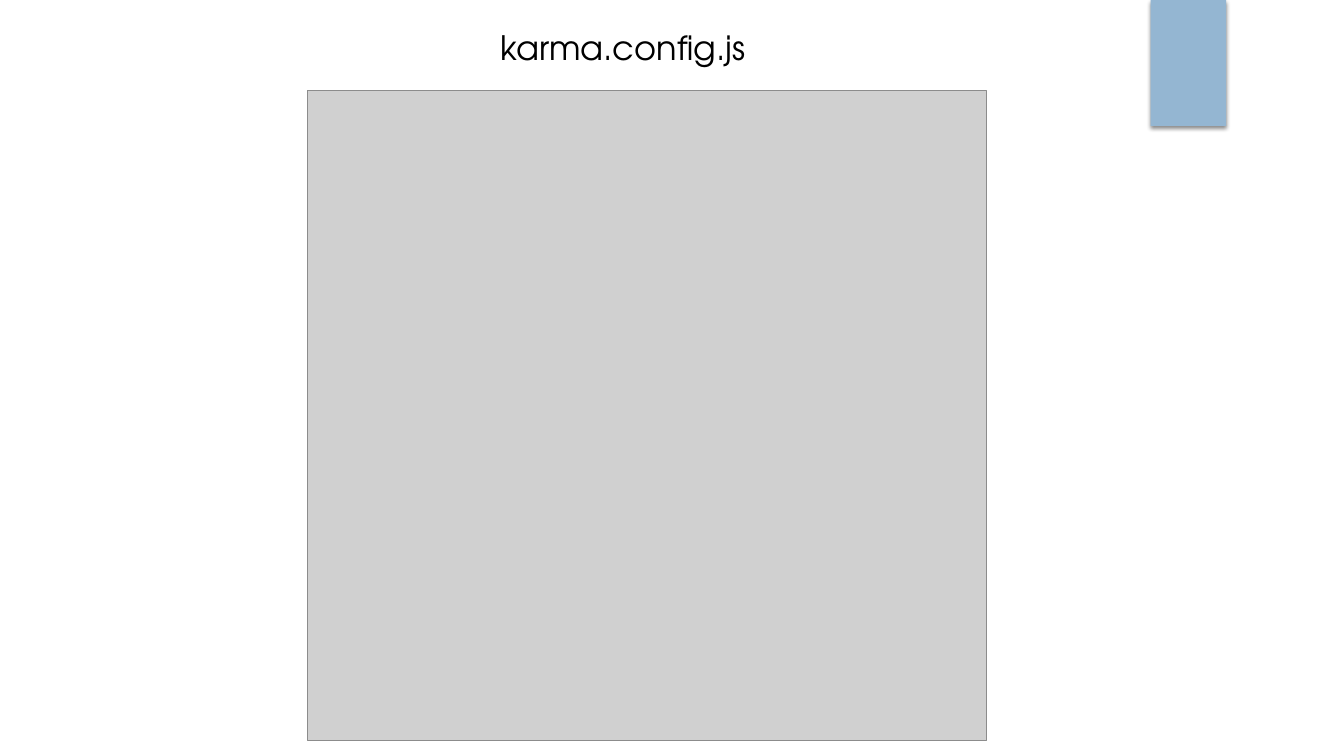
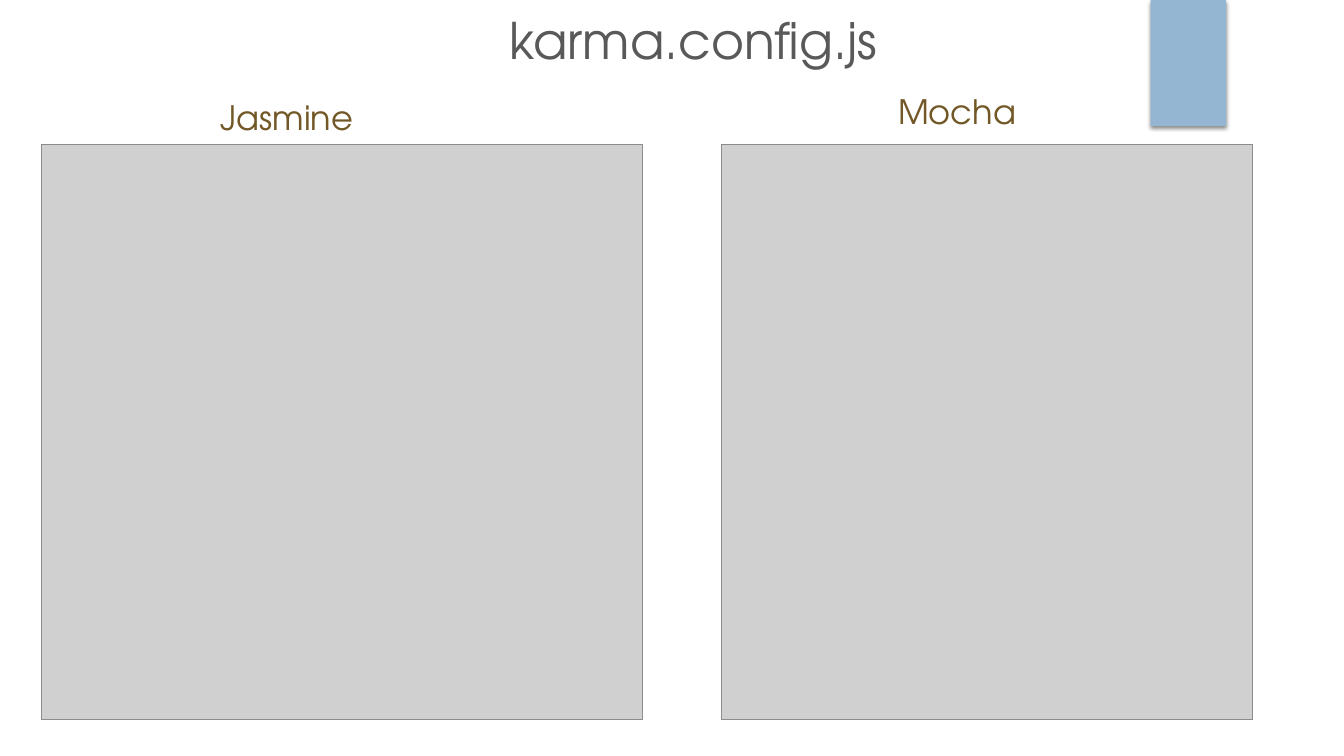
Before and after one commit to vhristov97/Prezentacija, a slide deck: slide 15 of UnitTestingFrameworks_VH_JN.pptx (slide 14 before the commit). Drawn at 1344x756 pixels with LibreOffice and Linux fonts; fonts in the diff are those of the drawing; grey boxes stand for pictures. Boxes give left, top, right and bottom in pixels: in the first picture for what was removed or moved away, otherwise in the second. Text is boxed around its words. In the diff, an @@ line names an element or a change of style, - is before the commit and + after.

Commit message:
Prezentacija: Mocha

```diff
--- a/UnitTestingFrameworks_VH_JN.pptx
+++ b/UnitTestingFrameworks_VH_JN.pptx
@@ title "karma.config.js": place and size @@
-title "karma.config.js" at [500, 35, 745, 68]
+title "karma.config.js" at [509, 21, 877, 70]
@@ title "karma.config.js" at [509, 21, 877, 70]: size 24 to 36 pt, text colour #000000 to #595959; alignment left to centre; vertical alignment top to middle @@
@@ text added at [220, 105, 353, 146], 24 pt, text #735827 @@
+Jasmine
@@ text added at [898, 99, 1016, 125], 24 pt, text #735827 @@
+Mocha
@@ picture: place and size @@
-picture at [308, 91, 986, 741]
+picture at [41, 145, 642, 721]
@@ picture added at [722, 145, 1253, 721] @@
```
Also in this commit, not shown: 5 other slides changed, 2 slides added, 1 slide removed.
